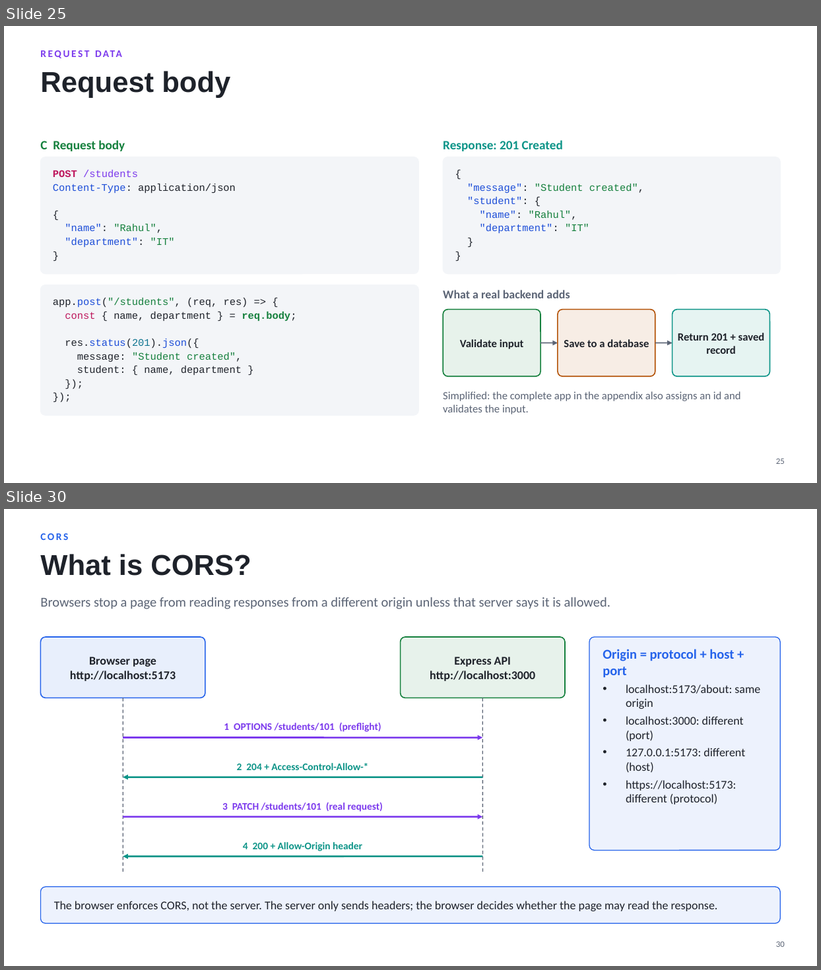
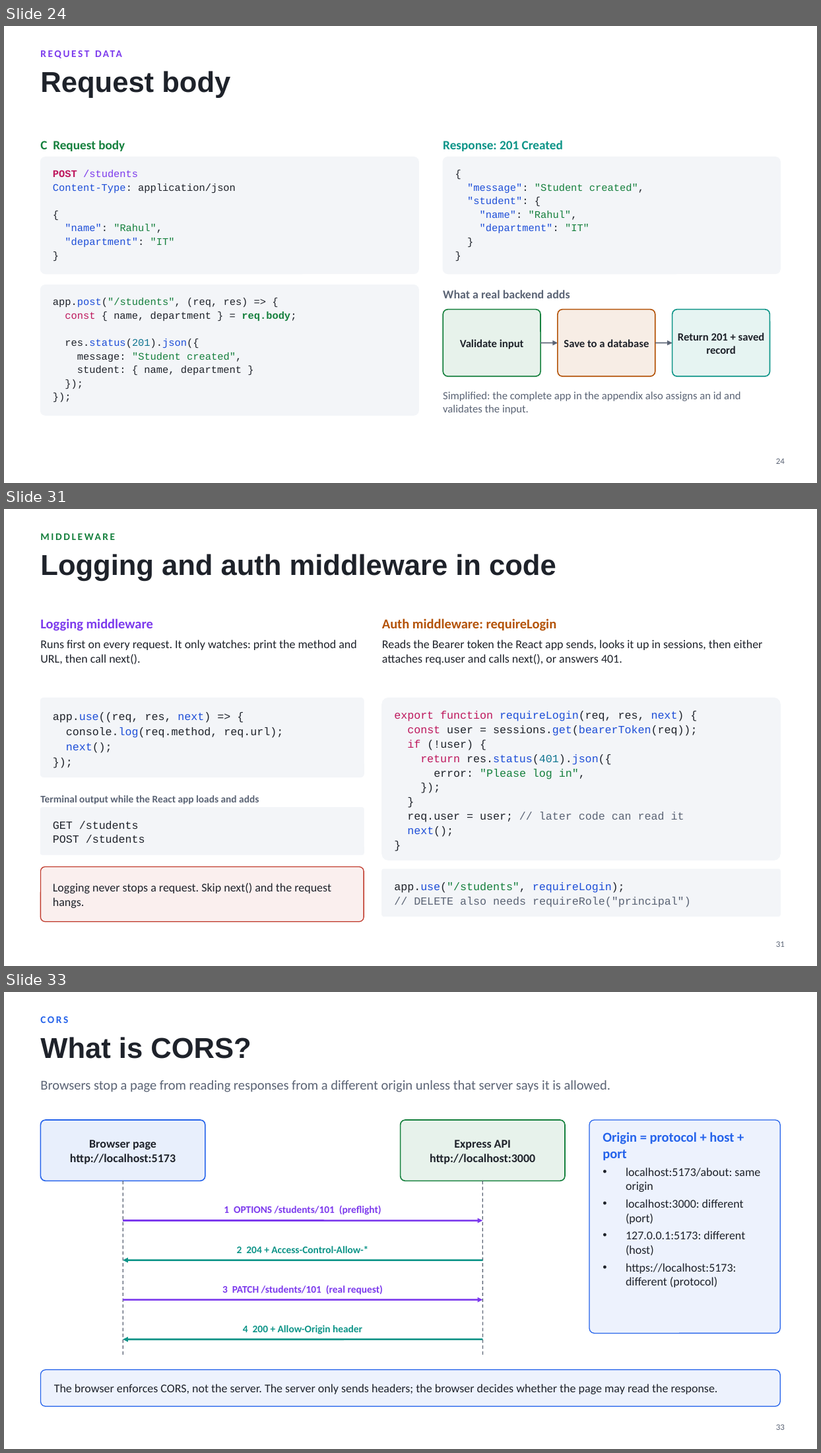
Before and after one commit to shreyaskumars-commits/school-management, a slide deck: Node_Express_Backend.pptx. Shown one above the other, each under a label of ours: slides 25 and 30 before the commit, slides 24, 31 and 33 after it; the slides between them are not shown. The pictures are 821x970 and 821x1453 pixels, drawn with LibreOffice and Linux fonts; fonts in the diff are those of the drawing. Boxes give left, top, right and bottom in pixels: in the first picture for what was removed or moved away, otherwise in the second. Text is boxed around its words. In the diff, an @@ line names an element or a change of style, - is before the commit and + after.

```diff
--- a/Node_Express_Backend.pptx
+++ b/Node_Express_Backend.pptx
@@ slide 31 added at (4,509,817,966), background #FFFFFF @@
@@ text added at (40,527,589,545), 12 pt, text #15803D, bold @@
+MIDDLEWARE
@@ title added at (40,554,556,581), 34 pt, text #1E222A, bold @@
+Logging and auth middleware in code
@@ text added at (40,619,153,631), 16 pt, text #7C3AED, bold @@
+Logging middleware
@@ text added at (382,619,557,631), 16 pt, text #B45309, bold @@
+Auth middleware: requireLogin
@@ text added at (40,640,357,665), 14 pt, text #1E222A @@
+Runs first on every request. It only watches: print the method and URL, then call next().
@@ text added at (382,640,763,665), 14 pt, text #1E222A @@
+Reads the Bearer token the React app sends, looks it up in sessions, then either attaches req.user and calls next(), or answers 401.
@@ rounded rectangle added at (40,698,364,778), fill #F3F5F8, outline #F3F5F8 1 pt @@
@@ rounded rectangle added at (382,698,781,860), fill #F3F5F8, outline #F3F5F8 1 pt @@
@@ text added at (53,712,283,753), 13 pt, text #1E222A @@
+app.use((req, res, next) => {
+console.log(req.method, req.url);
+next();
+});
@@ text added at (394,711,697,837), 13 pt, text #1E222A @@
+export function requireLogin(req, res, next) {
+const user = sessions.get(bearerToken(req));
+if (!user) {
+return res.status(401).json({
+error: "Please log in",
+});
+}
+req.user = user; // later code can read it
+next();
+}
@@ text added at (40,795,259,805), 12 pt, text #5B6475, bold @@
+Terminal output while the React app loads and adds
@@ rounded rectangle added at (40,808,364,855), fill #F3F5F8, outline #F3F5F8 1 pt @@
@@ text added at (53,821,145,843), 13 pt, text #1E222A @@
+GET /students
+POST /students
@@ rounded rectangle added at (40,867,364,922), fill #C0392B at 8% opacity, outline #C0392B 1 pt @@
@@ text added at (53,883,331,908), 14 pt, text #1E222A @@
+Logging never stops a request. Skip next() and the request hangs.
@@ rounded rectangle added at (382,869,781,916), fill #F3F5F8, outline #F3F5F8 1 pt @@
@@ text added at (394,883,691,908), 13 pt, text #5B6475 @@
+app.use("/students", requireLogin);
+// DELETE also needs requireRole("principal")
@@ page number added at (776,941,785,947), 10 pt, text #5B6475 @@
+31
@@ what was slide 25 is now slide 24 @@
@@ page number at (776,458,785,464): text changed @@
-25
+24
@@ what was slide 30 is now slide 33 @@
@@ page number at (776,1424,785,1430): text changed @@
-30
+33
```
Also in this commit, not shown: 16 slides changed, 2 other slides added, 9 slides removed, 38 other files.
